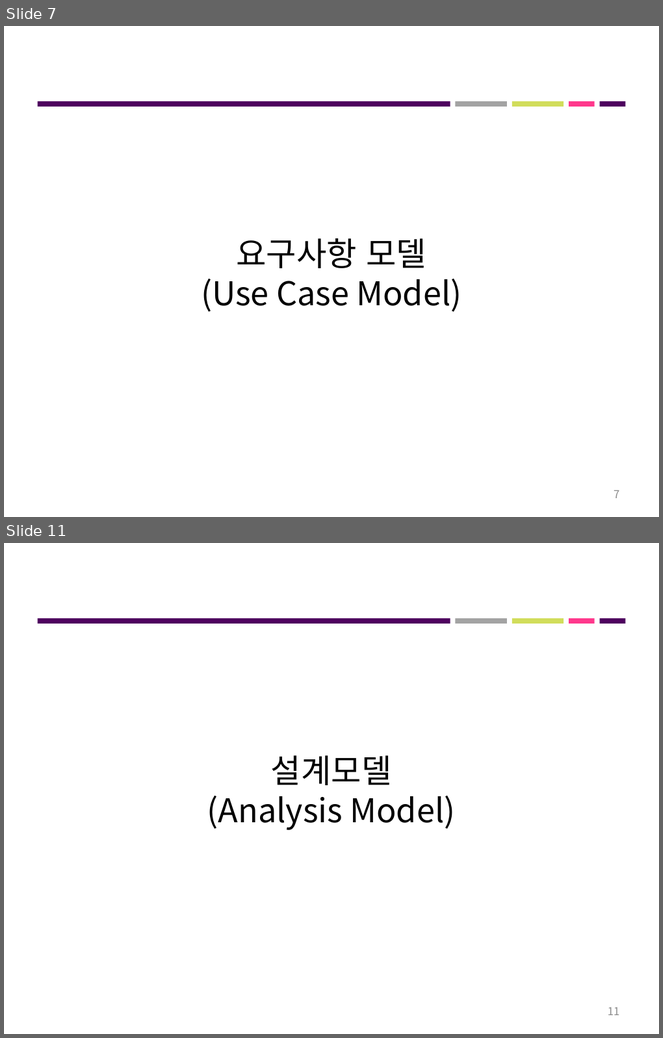
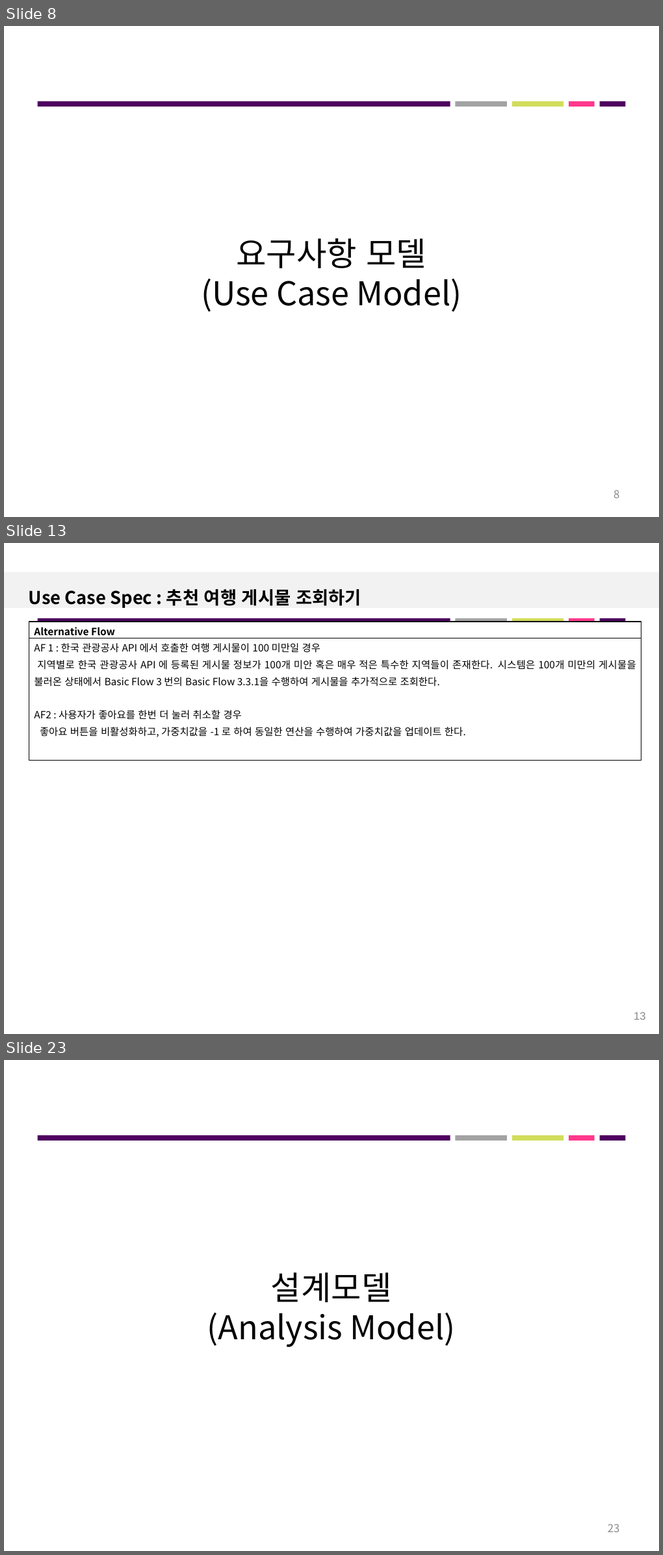
Before and after one commit to roeniss/TripPicker, a slide deck: 관리산출물/프로젝트_최종결과보고서/1팀_최종결과보고서.pptx. Shown one above the other, each under a label of ours: slides 7 and 11 before the commit, slides 8, 13 and 23 after it; the slides between them are not shown. The pictures are 663x1038 and 663x1555 pixels, drawn with LibreOffice and Linux fonts; fonts in the diff are those of the drawing; background and template pictures are left out. Boxes give left, top, right and bottom in pixels: in the first picture for what was removed or moved away, otherwise in the second. Text is boxed around its words. In the diff, an @@ line names an element or a change of style, - is before the commit and + after.

```diff
--- a/관리산출물/프로젝트_최종결과보고서/1팀_최종결과보고서.pptx
+++ b/관리산출물/프로젝트_최종결과보고서/1팀_최종결과보고서.pptx
@@ slide 13 added at bbox=[4, 543, 659, 1034], background #FFFFFF; not listed: 5 template elements that a slide beside it also shows @@
@@ rectangle added at bbox=[4, 572, 659, 608], fill #F2F2F2 @@
@@ title added at bbox=[29, 589, 362, 608], 19.5 pt, text #000000, bold @@
+Use Case Spec : 추천 여행 게시물 조회하기
@@ table added at bbox=[29, 622, 642, 760], 2 rows, 1 columns @@
+Alternative Flow
+AF 1 : 한국 관광공사 API 에서 호출한 여행 게시물이 100 미만일 경우 / 지역별로 한국 관광공사 API 에 등록된 게시물 정보가 100개 미안 혹은 매우 적은 특수한 지역들이 존재한다. 시스템은 100개 미만의 게시물을 불러온 상태에서 Basic Flow 3 번의 Basic Flow 3.3.1을 수행하여 게시물을 추가적으로 조회한다. / AF2 : 사용자가 좋아요를 한번 더 눌러 취소할 경우 / 좋아요 버튼을 비활성화하고, 가중치값을 -1 로 하여 동일한 연산을 수행하여 가중치값을 업데이트 한다.
@@ page number added at bbox=[634, 1012, 646, 1020], 12 pt, text #898989 @@
+13
@@ what was slide 7 is now slide 8 @@
@@ page number at bbox=[614, 490, 620, 499]: text changed @@
-7
+8
@@ what was slide 11 is now slide 23 @@
@@ page number at bbox=[608, 1524, 620, 1533]: text changed @@
-11
+23
```
Also in this commit, not shown: 6 slides changed, 12 other slides added, 1 slide removed, 7 other files.
